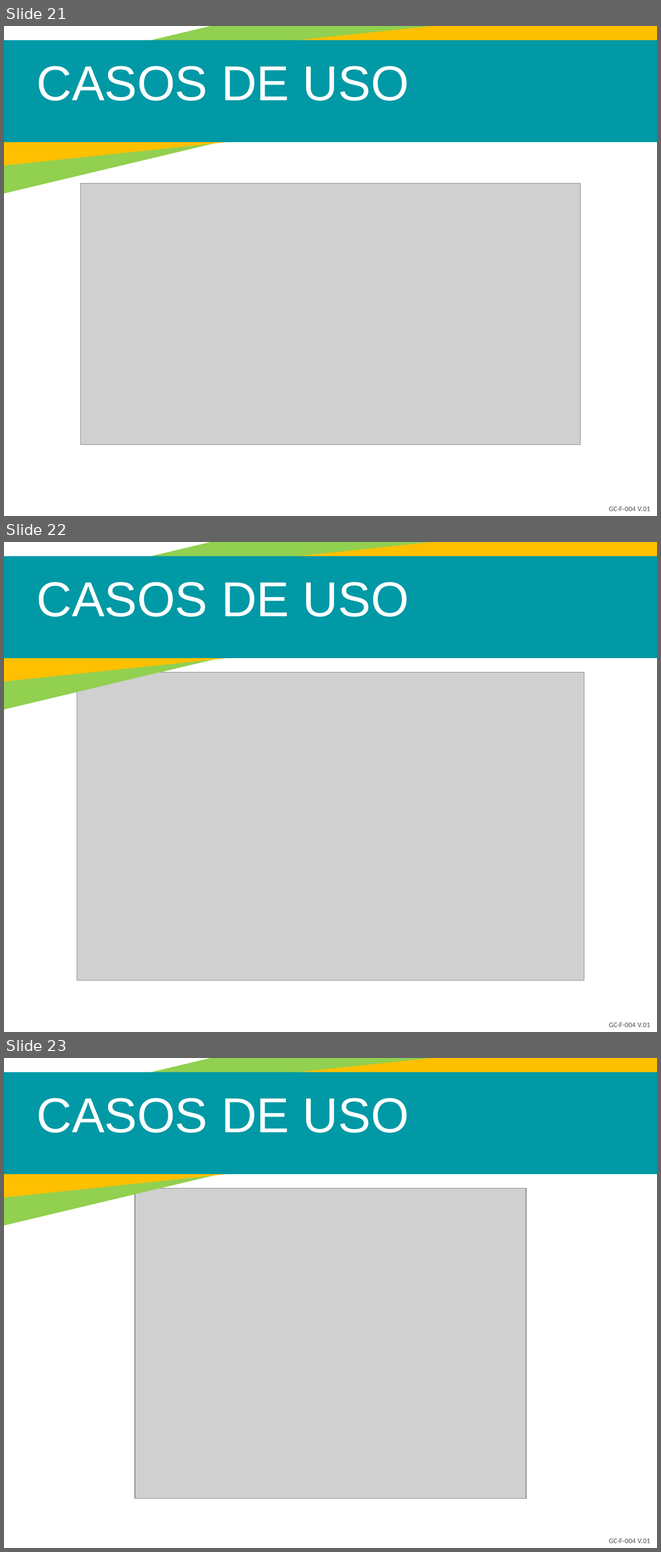
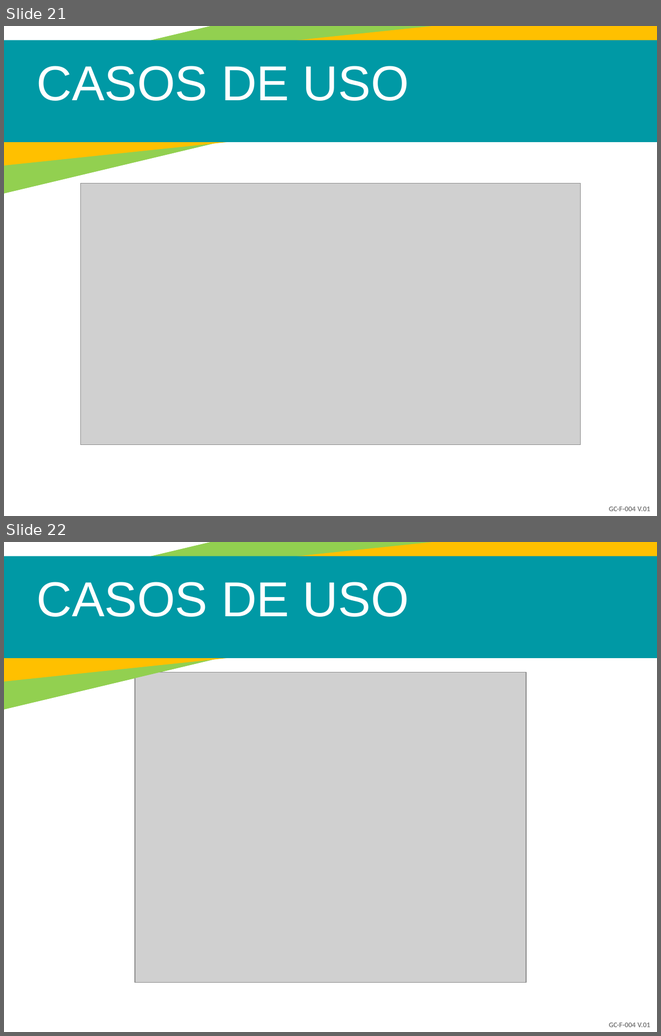
Before and after one commit to Dashell2514/AseoMatic, a slide deck: Documentation/AseoMatic.pptx. Shown one above the other, each under a label of ours: slides 21, 22 and 23 before the commit, slides 21 and 22 after it. The pictures are 661x1552 and 661x1036 pixels, drawn with LibreOffice and Linux fonts; fonts in the diff are those of the drawing; grey boxes stand for pictures. Boxes give left, top, right and bottom in pixels: in the first picture for what was removed or moved away, otherwise in the second. Text is boxed around its words. In the diff, an @@ line names an element or a change of style, - is before the commit and + after.

```diff
--- a/Documentation/AseoMatic.pptx
+++ b/Documentation/AseoMatic.pptx
@@ slide 22 removed at (x1=4, y1=542, x2=657, y2=1032), background #FFFFFF; not listed: 2 template elements that a slide beside it also shows @@
@@ rectangle removed at (x1=4, y1=542, x2=657, y2=721) @@
@@ rectangle removed at (x1=4, y1=542, x2=657, y2=688) @@
@@ rectangle removed at (x1=4, y1=556, x2=657, y2=658) @@
@@ text removed at (x1=36, y1=582, x2=409, y2=617) @@
-CASOS DE USO
@@ picture removed at (x1=77, y1=672, x2=584, y2=980) @@
@@ what was slide 23 is now slide 22 @@
```
Also in this commit, not shown: 4 slides changed, 1 other file.
